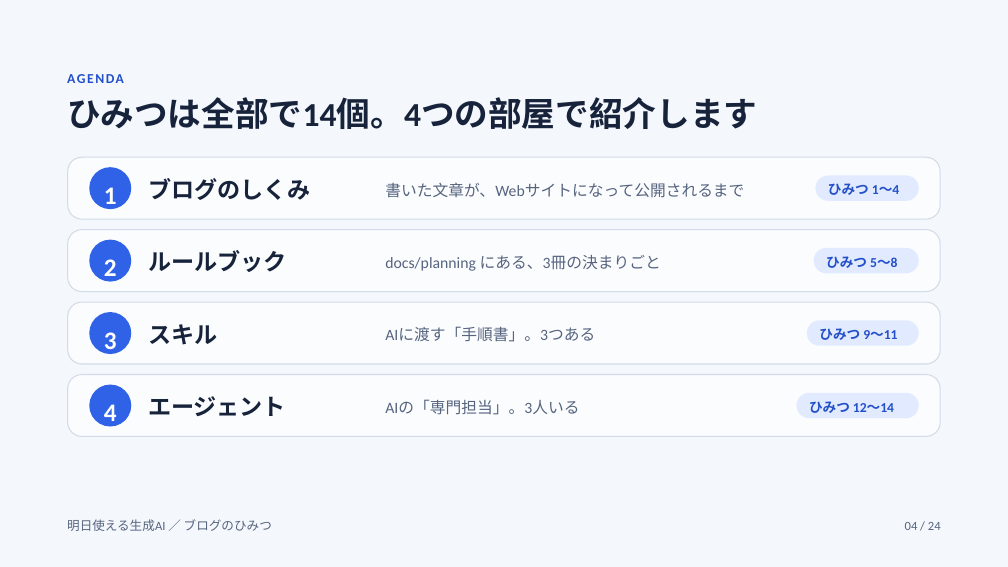
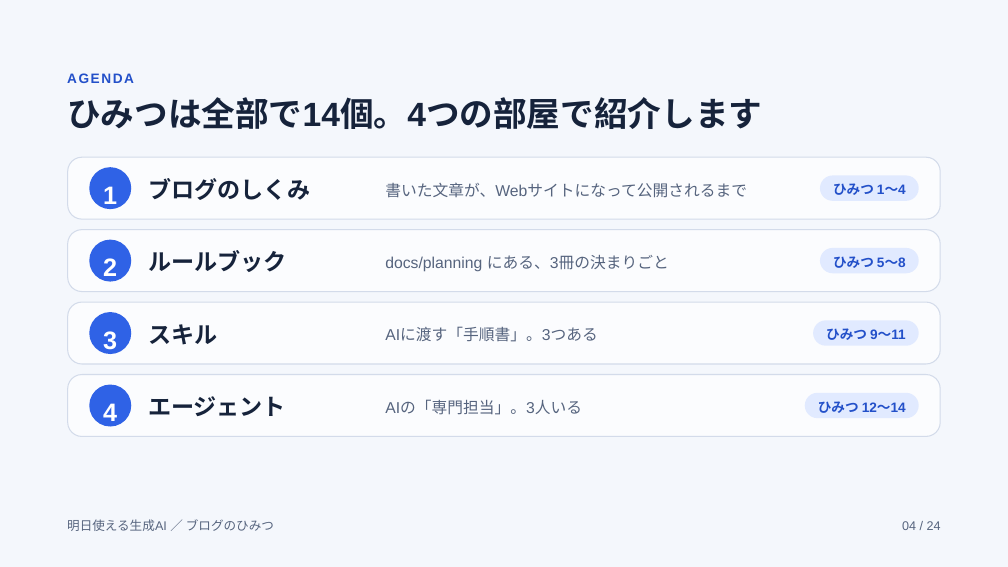
Before and after one commit to raindrop-aqua/blog-ap-sys, a slide deck: slide 4 of docs/reference/blog-secrets-slides/export/ブログのひみつ（仕組みと運営）.pptx. Drawn at 1008x567 pixels with LibreOffice and Linux fonts; fonts in the diff are those of the drawing. Boxes give left, top, right and bottom in pixels: in the first picture for what was removed or moved away, otherwise in the second. Text is boxed around its words. In the diff, an @@ line names an element or a change of style, - is before the commit and + after.

```diff
--- a/docs/reference/blog-secrets-slides/export/ブログのひみつ（仕組みと運営）.pptx
+++ b/docs/reference/blog-secrets-slides/export/ブログのひみつ（仕組みと運営）.pptx
@@ font Calibri to Arial in 8 elements at (67,73,134,83), (67,519,274,531), (902,521,941,530), (385,182,747,198), (385,255,669,272), (385,328,598,342), (385,400,582,415), (67,97,762,129) @@
@@ rounded rectangle removed at (89,167,132,209) @@
@@ freeform shape added at (89,167,132,209), fill #2F62E6, 24 pt, text #FFFFFF, bold @@
+1
@@ rounded rectangle removed at (816,175,920,201) @@
@@ freeform shape added at (820,175,920,201), fill #E1EAFF, 13 pt, text #2350C9, bold @@
+ひみつ 1〜4
@@ text removed at (104,187,117,210) @@
-1
@@ text removed at (828,183,899,195) @@
-ひみつ 1〜4
@@ rounded rectangle removed at (89,240,132,282) @@
@@ freeform shape added at (89,240,132,282), fill #2F62E6, 24 pt, text #FFFFFF, bold @@
+2
@@ text removed at (104,259,117,283) @@
-2
@@ rounded rectangle removed at (814,248,919,274) @@
@@ freeform shape added at (820,248,920,274), fill #E1EAFF, 13 pt, text #2350C9, bold @@
+ひみつ 5〜8
@@ text removed at (826,256,897,268) @@
-ひみつ 5〜8
@@ rounded rectangle removed at (89,312,132,355) @@
@@ freeform shape added at (89,312,132,355), fill #2F62E6, 24 pt, text #FFFFFF, bold @@
+3
@@ rounded rectangle removed at (807,321,919,346) @@
@@ freeform shape added at (814,321,920,346), fill #E1EAFF, 13 pt, text #2350C9, bold @@
+ひみつ 9〜11
@@ text removed at (819,328,897,340) @@
-ひみつ 9〜11
@@ text removed at (104,332,117,355) @@
-3
@@ rounded rectangle removed at (797,393,920,419) @@
@@ freeform shape added at (805,393,920,419), fill #E1EAFF, 13 pt, text #2350C9, bold @@
+ひみつ 12〜14
@@ text removed at (809,401,894,413) @@
-ひみつ 12〜14
```
Also in this commit, not shown: 23 other slides changed, 2 other files.
